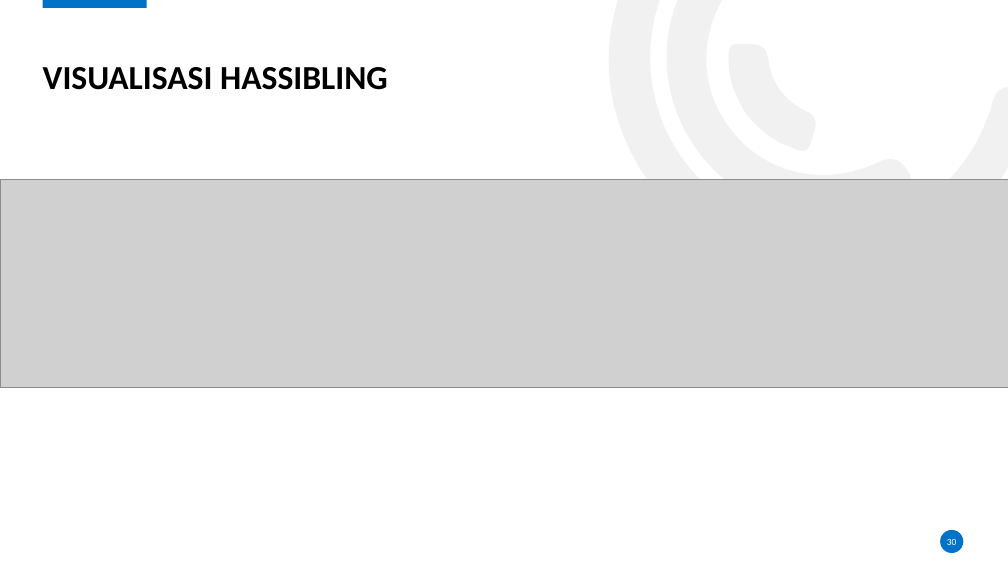
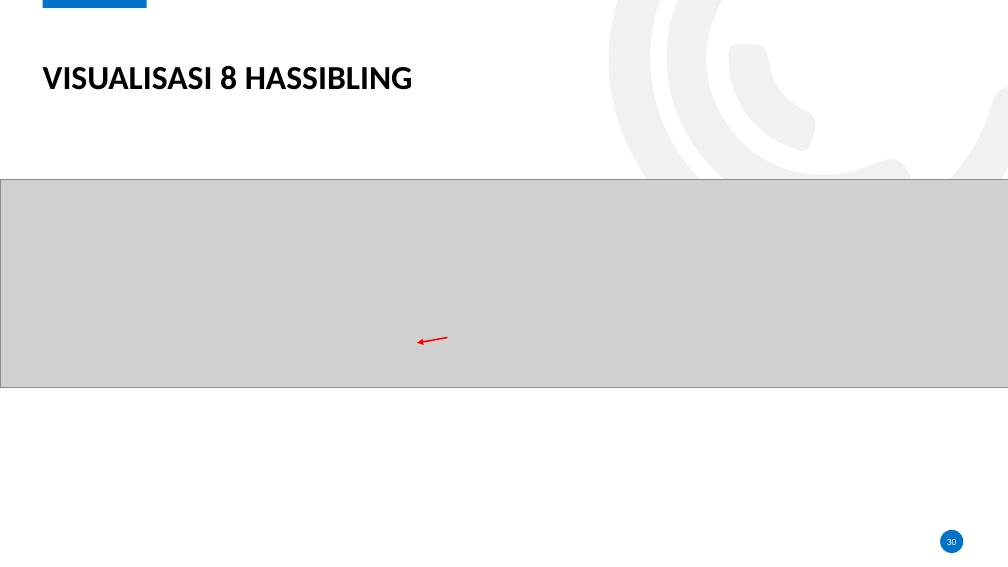
Before and after one commit to karyoutomoo/The-Tree-of-Heroes, a slide deck: slide 30 of 05111540000007-Faiq-Presentasi.pptx. Drawn at 1008x567 pixels with LibreOffice and Linux fonts; fonts in the diff are those of the drawing; grey boxes stand for pictures; background and template pictures are left out. Boxes give left, top, right and bottom in pixels: in the first picture for what was removed or moved away, otherwise in the second. Text is boxed around its words. In the diff, an @@ line names an element or a change of style, - is before the commit and + after.

```diff
--- a/05111540000007-Faiq-Presentasi.pptx
+++ b/05111540000007-Faiq-Presentasi.pptx
@@ title at box(43, 65, 413, 90): text changed @@
-VISUALISASI HASSIBLING
+VISUALISASI 8 HASSIBLING
@@ arrow added from (448, 337) to (417, 343), #FF0000 1.5 pt @@
```
Also in this commit, not shown: 30 other slides changed, 1 other file.
